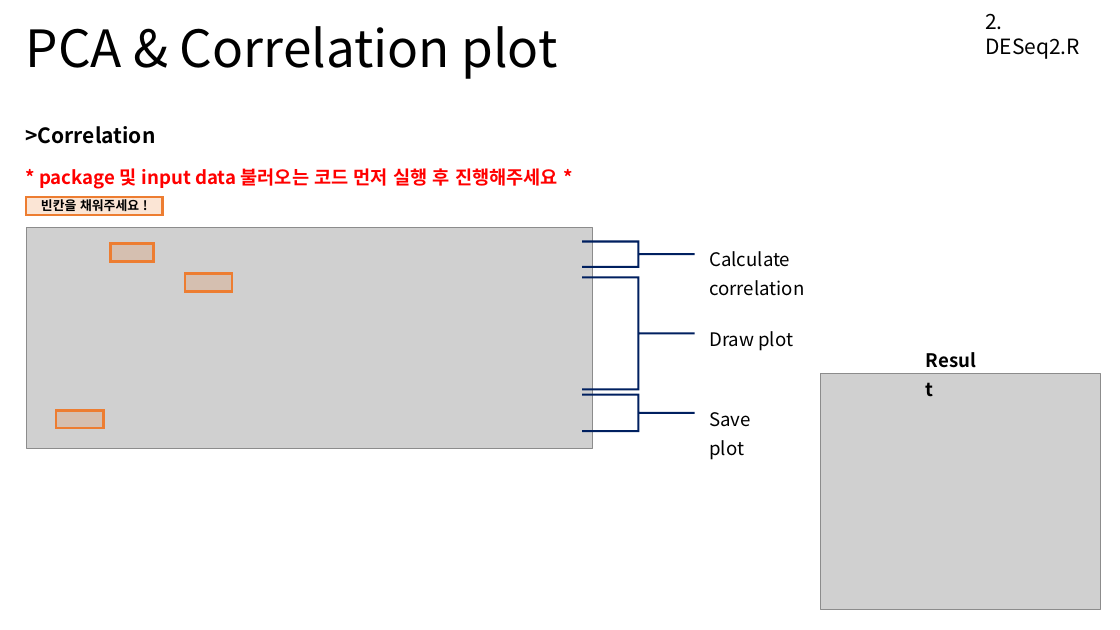
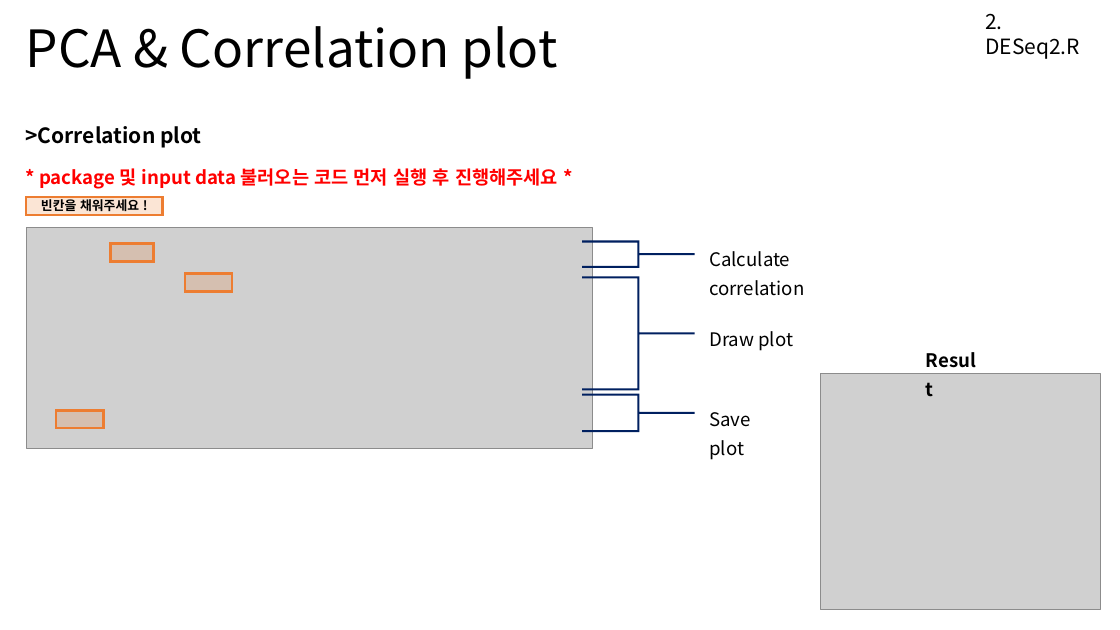
Before and after one commit to Khreat0205/Education_BulkRNAseq, a slide deck: slide 7 of Presentation/2. DESeq2.pptx (slide 5 before the commit). Drawn at 1120x630 pixels with LibreOffice and Linux fonts; fonts in the diff are those of the drawing; grey boxes stand for pictures. Boxes give left, top, right and bottom in pixels: in the first picture for what was removed or moved away, otherwise in the second. Text is boxed around its words. In the diff, an @@ line names an element or a change of style, - is before the commit and + after.

```diff
--- a/Presentation/2. DESeq2.pptx
+++ b/Presentation/2. DESeq2.pptx
@@ text at <box>26,126,202,148</box>: text changed @@
->Correlation
+>Correlation plot
```
Also in this commit, not shown: 1 other slide changed, 2 slides added.
